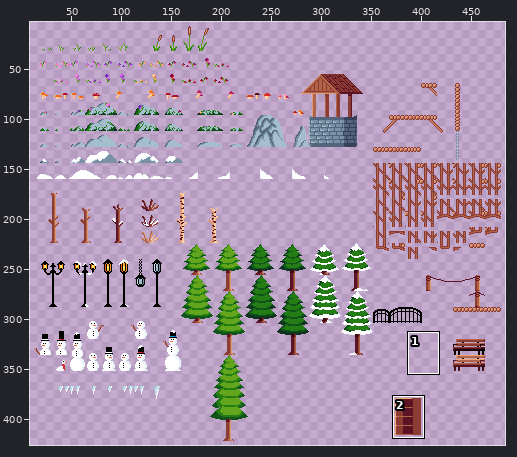
Sprite sheet -- Goose with a Scarf/sprites/sprTilesDeco16/e3e90a35-e177-4fa3-9686-92c172d5dfba.png. The first picture is a wide view before the edit; the outline marks the close-up.
Close-up. As it was:
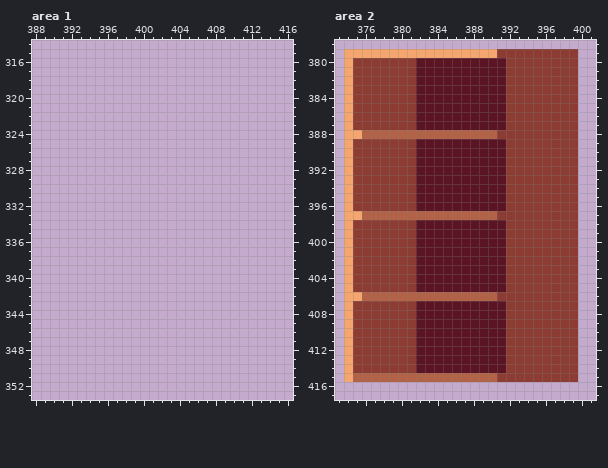
The file is 496x496 pixels. Shown: area 1: x 388..416, y 314..353; area 2: x 373..401, y 378..417. The wide view leaves out empty margins. The commit also changed other parts of the picture, which this record leaves out.
Now the later version:
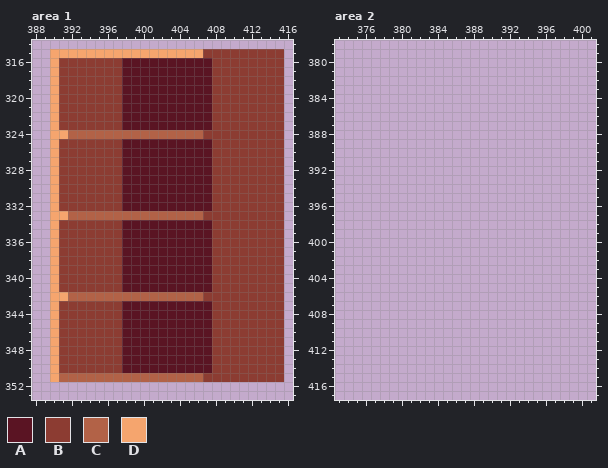
Palette (. is transparent): A #5a1423  B #8c3c32  C #b26247  D #f5a56e
The exact change:
Area 1:
y 315: x 390..415 .......................... -> DDDDDDDDDDDDDDDDDBBBBBBBBB
y 316..323: x 390..415 .......................... -> DBBBBBBBAAAAAAAAAABBBBBBBB
y 324: x 390..415 .......................... -> DDCCCCCCCCCCCCCCCBBBBBBBBB
y 325..332: x 390..415 .......................... -> DBBBBBBBAAAAAAAAAABBBBBBBB
y 333: x 390..415 .......................... -> DDCCCCCCCCCCCCCCCBBBBBBBBB
y 334..341: x 390..415 .......................... -> DBBBBBBBAAAAAAAAAABBBBBBBB
y 342: x 390..415 .......................... -> DDCCCCCCCCCCCCCCCBBBBBBBBB
y 343..350: x 390..415 .......................... -> DBBBBBBBAAAAAAAAAABBBBBBBB
y 351: x 390..415 .......................... -> DCCCCCCCCCCCCCCCCBBBBBBBBB
Area 2:
y 379: x 374..399 DDDDDDDDDDDDDDDDDBBBBBBBBB -> ..........................
y 380..387: x 374..399 DBBBBBBBAAAAAAAAAABBBBBBBB -> ..........................
y 388: x 374..399 DDCCCCCCCCCCCCCCCBBBBBBBBB -> ..........................
y 389..396: x 374..399 DBBBBBBBAAAAAAAAAABBBBBBBB -> ..........................
y 397: x 374..399 DDCCCCCCCCCCCCCCCBBBBBBBBB -> ..........................
y 398..405: x 374..399 DBBBBBBBAAAAAAAAAABBBBBBBB -> ..........................
y 406: x 374..399 DDCCCCCCCCCCCCCCCBBBBBBBBB -> ..........................
y 407..414: x 374..399 DBBBBBBBAAAAAAAAAABBBBBBBB -> ..........................
y 415: x 374..399 DCCCCCCCCCCCCCCCCBBBBBBBBB -> ..........................
Boxes around the changes in both close-ups, in picture pixels (x1, y1, x2, y2):
added: (50, 49, 284, 382)
erased: (344, 49, 578, 382)
